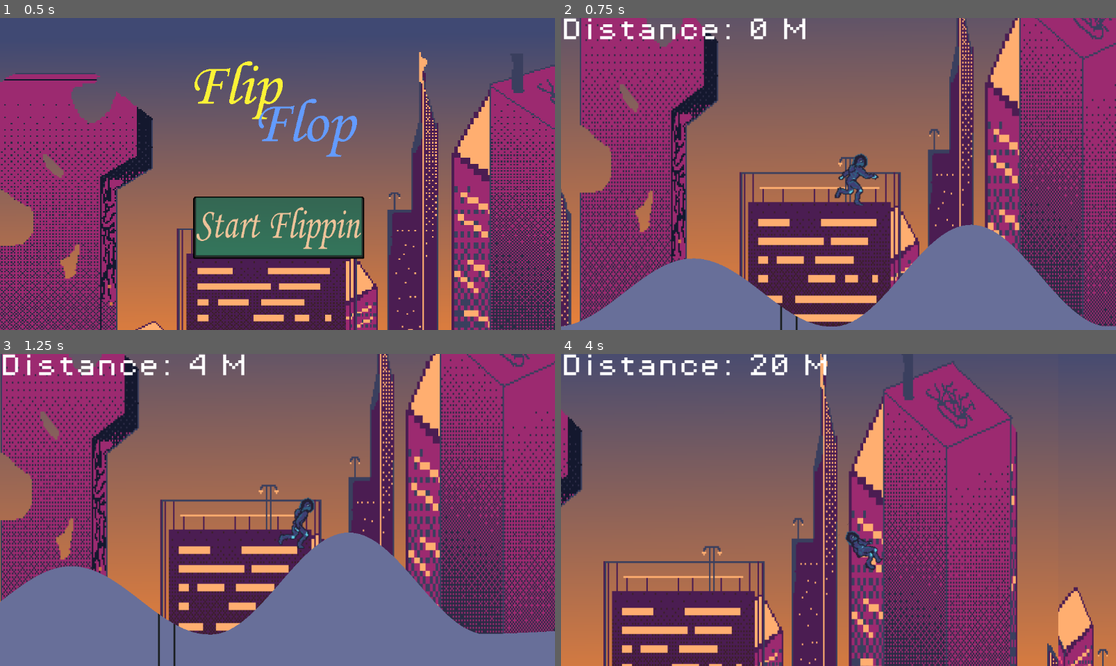
Above: before the commit, frames 1-4 (two rows, left to right).
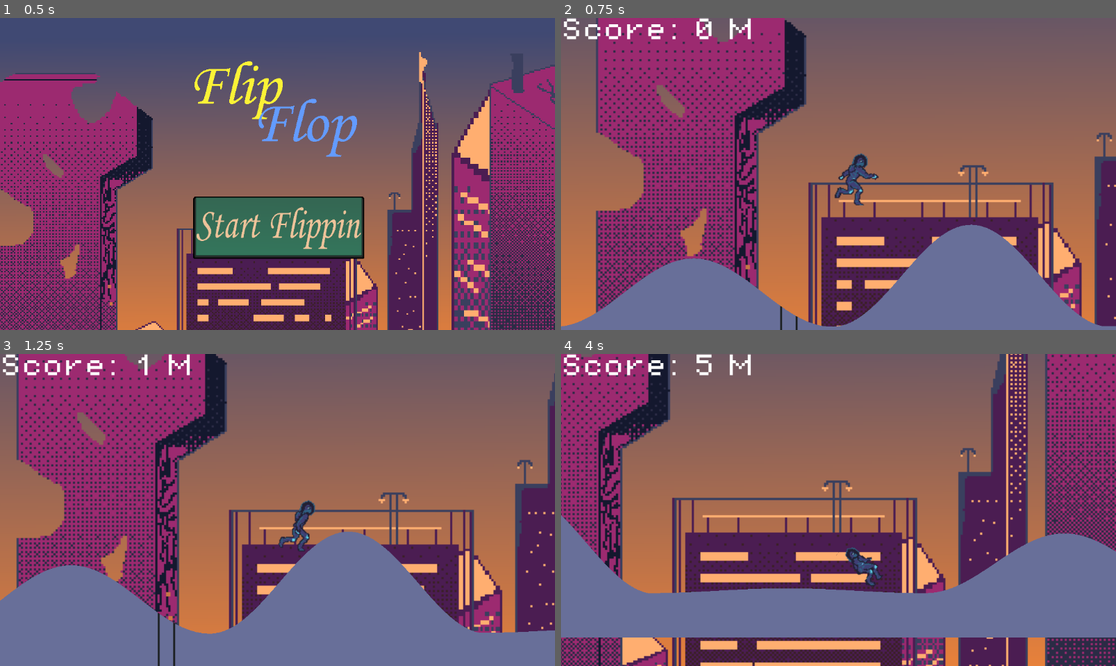
Above: after the commit, the same moments.

Repository: poplar00/Flip-Flop
Game: Godot game, scene res://Scenes/main_menu.tscn
Two runs of this game, one before a commit and one after it. Both use one fixed random seed, a clock stepped at 60 frames per second and the inputs below.
Inputs (mouse positions are in pixels of both pictures, inside the frame that each line leads up to):
- Up to frame 1 (0.5 s): no input
- Up to frame 2 (0.75 s): click (838, 227) at 0.5 s
- Up to frame 3 (1.25 s): no input
- Up to frame 4 (4 s): hold Space (JUMP) 1.28-2.03 s; tap Space (JUMP) at 2.1, 2.27, 2.57, 3.6, 3.77 s; hold Space (JUMP) 2.78-3.53 s

Frame 1 is identical in both runs. In frame 2, 53% of the frame differs, in the area x 0-100%, y 0-99%; in frame 3, 50%; in frame 4, 95%, in the area x 0-100%, y 0-100%.

Commit message:
feat: physics n shit + scoring

Diff:
--- a/Scenes/Background.tscn
+++ b/Scenes/Background.tscn
@@ -8,6 +8,5 @@
 autoscroll = Vector2(-0.5, 0)
 
 [node name="BG" type="Sprite2D" parent="Parallax2D"]
-scale = Vector2(0.835, 0.835)
 texture = ExtResource("1_c8m3x")
 centered = false
--- a/Scenes/Main.tscn
+++ b/Scenes/Main.tscn
@@ -33,11 +33,11 @@
 
 [node name="ParallaxLayer" type="ParallaxLayer" parent="ParallaxBackground"]
 motion_scale = Vector2(0.3, 0.3)
-motion_mirroring = Vector2(1500, 0)
+motion_mirroring = Vector2(1700, 0)
 
 [node name="Sprite2D" type="Sprite2D" parent="ParallaxBackground/ParallaxLayer"]
-position = Vector2(-182, -230)
-scale = Vector2(0.986979, 1.29557)
+position = Vector2(0, -210)
+scale = Vector2(1.5, 1.5)
 texture = ExtResource("3_jw32o")
 centered = false
 
@@ -95,6 +95,6 @@
 offset_bottom = 58.0
 theme_override_fonts/font = ExtResource("8_bmxlf")
 theme_override_font_sizes/font_size = 50
-text = "Distance: 0 M"
+text = "Score: 0 M"
 
 [connection signal="pressed" from="CanvasLayer/Button" to="CanvasLayer" method="_on_button_pressed"]
--- a/Scenes/character_body_2d.tscn
+++ b/Scenes/character_body_2d.tscn
@@ -160,8 +160,8 @@
 "speed": 10.0
 }]
 
-[sub_resource type="RectangleShape2D" id="RectangleShape2D_gbyq6"]
-size = Vector2(12.1667, 8.41669)
+[sub_resource type="CircleShape2D" id="CircleShape2D_6d06k"]
+radius = 6.00669
 
 [sub_resource type="RectangleShape2D" id="RectangleShape2D_t38ji"]
 size = Vector2(59, 59)
@@ -300,17 +300,18 @@
 
 [node name="Player" type="CharacterBody2D"]
 script = ExtResource("1_88kja")
+jump_force = -600.0
 
 [node name="Anim2D" type="AnimatedSprite2D" parent="."]
 scale = Vector2(1.895, 1.895)
 sprite_frames = SubResource("SpriteFrames_3d168")
-animation = &"dies"
+animation = &"running"
 autoplay = "running"
 
 [node name="CollisionShape2D" type="CollisionShape2D" parent="."]
 position = Vector2(-0.5, 30)
 scale = Vector2(6, 5)
-shape = SubResource("RectangleShape2D_gbyq6")
+shape = SubResource("CircleShape2D_6d06k")
 
 [node name="FiniteStateMachine" type="Node" parent="." node_paths=PackedStringArray("initial_state")]
 script = ExtResource("3_it8n0")
@@ -348,4 +349,10 @@
 stream = ExtResource("10_6d06k")
 volume_db = 10.0
 
+[node name="Timer" type="Timer" parent="."]
+process_callback = 0
+wait_time = 40.641
+one_shot = true
+
 [connection signal="area_entered" from="Area2D" to="Area2D" method="_on_area_entered"]
+[connection signal="timeout" from="Timer" to="." method="_on_timer_timeout"]
--- a/Scripts/Player_Controller.gd
+++ b/Scripts/Player_Controller.gd
@@ -1,14 +1,19 @@
 extends CharacterBody2D
 
 @export var speed = 300.0
-@export var jump_force = -800.0
+@export var jump_force = -500.0
 var IS_ALIVE : bool = true
+var SUPER : bool = false
 
 func _physics_process(delta: float) -> void:
-	if is_on_floor():
-		pass
-	else:
+	if !is_on_floor():
 		velocity += get_gravity() * delta
-
+	if SUPER:
+		speed = 400
 	if position.y > 3000:
 		IS_ALIVE = false
+
+
+func _on_timer_timeout() -> void:
+	speed = 300.0
+	SUPER = false
--- a/Scripts/airborne.gd
+++ b/Scripts/airborne.gd
@@ -1,5 +1,6 @@
 extends state
 
+@export var angular = 0.05
 @onready var player : CharacterBody2D = get_parent().get_parent()
 @onready var animation_player : AnimationPlayer = get_parent().get_parent().get_node("AnimationPlayer")
 
@@ -12,6 +13,7 @@
 func Update(_delta:float):
 	if player.IS_ALIVE == false:
 		Transitioned.emit(self, "death")
+		player.rotation = 0
 
 
 	if player.is_on_floor():
@@ -23,4 +25,6 @@
 	player.velocity.x = player.speed
 	player.move_and_slide()
 	if Input.is_action_pressed("JUMP"):
-		player.rotation += 0.05
+		player.rotation += angular
+		#if super trigger:
+			#player.SUPER = true
--- a/Scripts/control.gd
+++ b/Scripts/control.gd
@@ -7,9 +7,12 @@
 
 
 func _process(delta: float) -> void:
-	if player.IS_ALIVE == true:
-		score += 0.1
-	else:
+	score += 1.5 * delta
+	if player.is_on_floor():
+		score += 6.5 * delta
+		if player.SUPER:
+			score *= 3
+	if player.IS_ALIVE != true:
 		await get_tree().create_timer(1).timeout
 		ui.hide()
-	score_label.text = "Distance: %d M" % score
+	score_label.text = "Score: %d M" % score
Binary file changed: asset/Background.png
Not shown, added: export_presets.cfg
